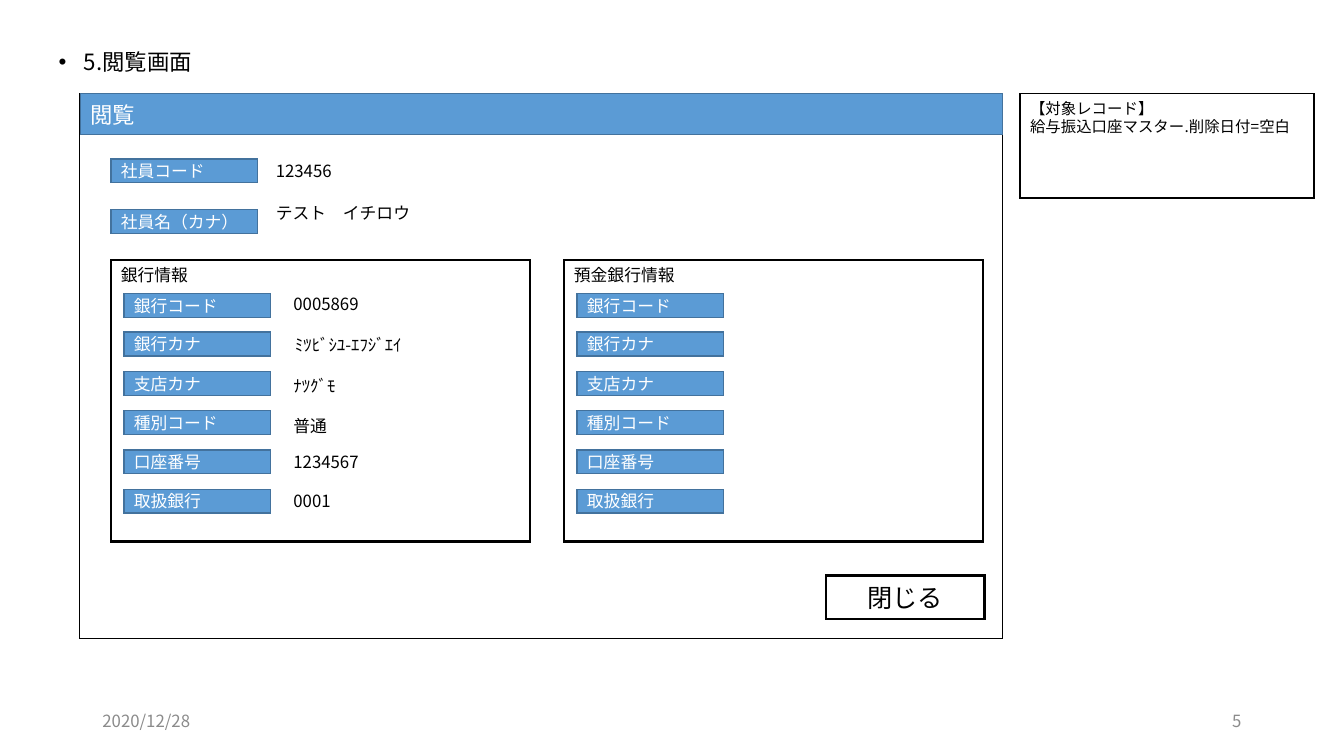
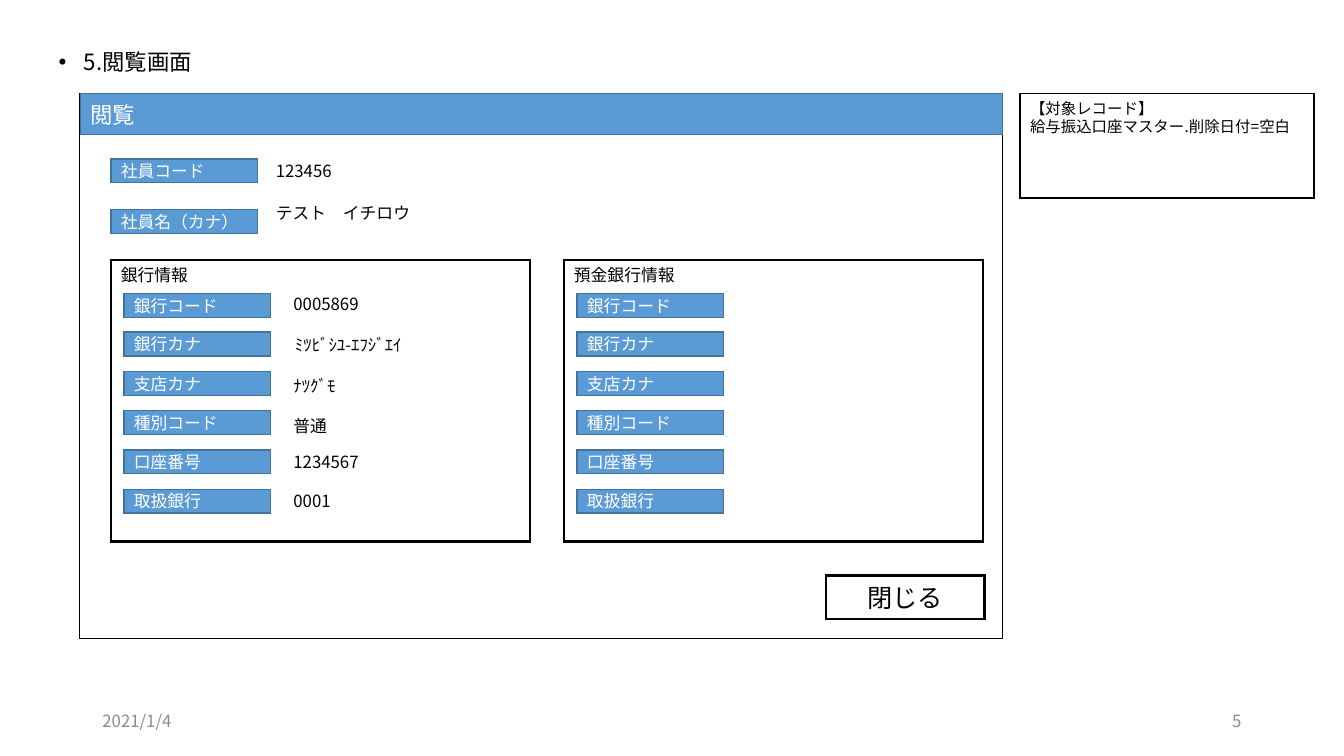
Before and after one commit to zaimuVB/zaimu, a slide deck: slide 5 of Doc/2.UI/経理DB/画面イメージ（経理DB）.pptx. Drawn at 1344x756 pixels with LibreOffice and Linux fonts; fonts in the diff are those of the drawing. Boxes give left, top, right and bottom in pixels: in the first picture for what was removed or moved away, otherwise in the second. Text is boxed around its words. In the diff, an @@ line names an element or a change of style, - is before the commit and + after.

```diff
--- a/Doc/2.UI/経理DB/画面イメージ（経理DB）.pptx
+++ b/Doc/2.UI/経理DB/画面イメージ（経理DB）.pptx
@@ text at (102,714,171,730): text changed @@
-2020/12/28
+2021/1/4
```
Also in this commit, not shown: 6 other slides changed, 2 other files.
